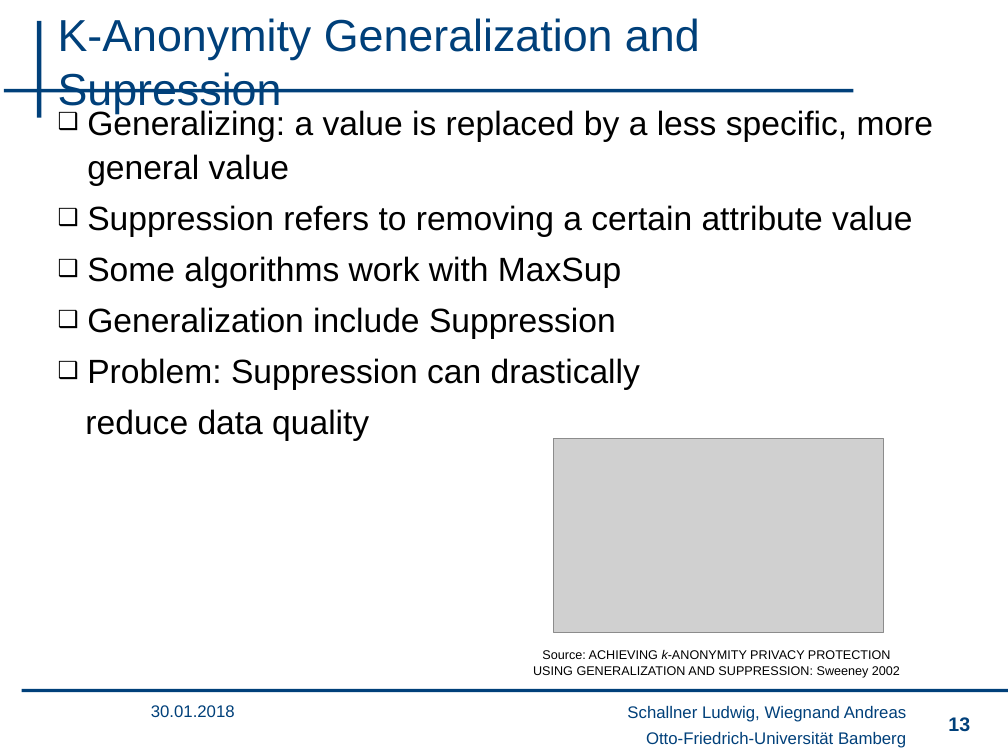
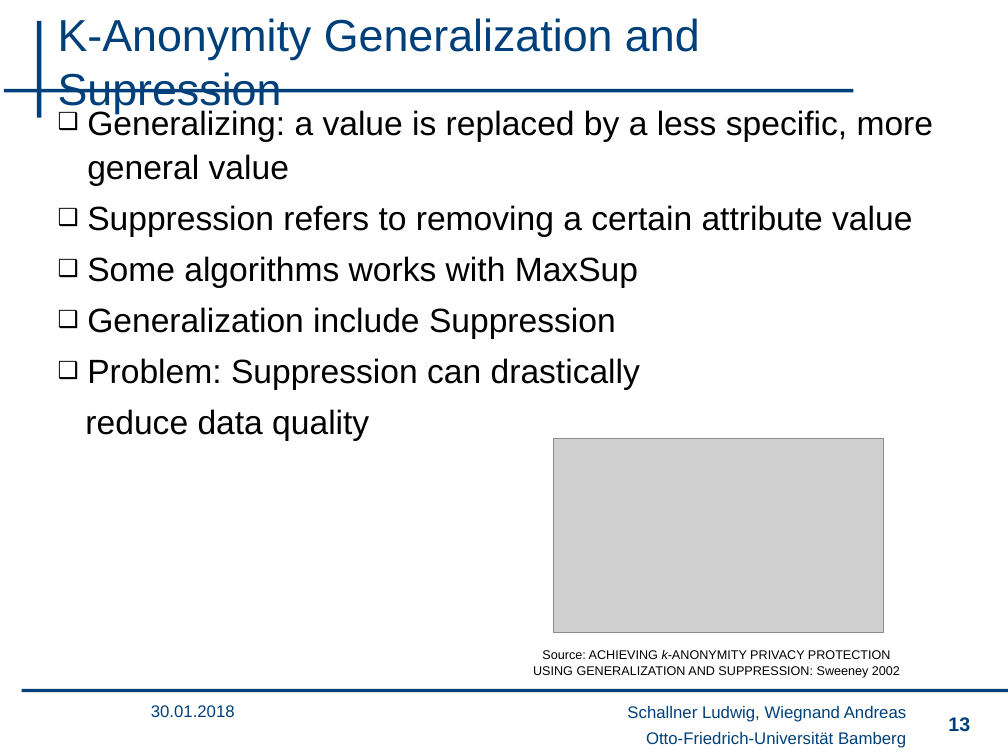
Before and after one commit to wsgan001/PSI-MSem, a slide deck: slide 13 of presentation/sicherheits_final_anV3.pptx. Drawn at 1008x756 pixels with LibreOffice and Linux fonts; fonts in the diff are those of the drawing; grey boxes stand for pictures; background and template pictures are left out. Boxes give left, top, right and bottom in pixels: in the first picture for what was removed or moved away, otherwise in the second. Text is boxed around its words. In the diff, an @@ line names an element or a change of style, - is before the commit and + after.

```diff
--- a/presentation/sicherheits_final_anV3.pptx
+++ b/presentation/sicherheits_final_anV3.pptx
@@ text at [87, 256, 638, 288]: text changed @@
-❑ Some algorithms work with MaxSup
+❑ Some algorithms works with MaxSup
```
Also in this commit, not shown: 8 other slides changed.
